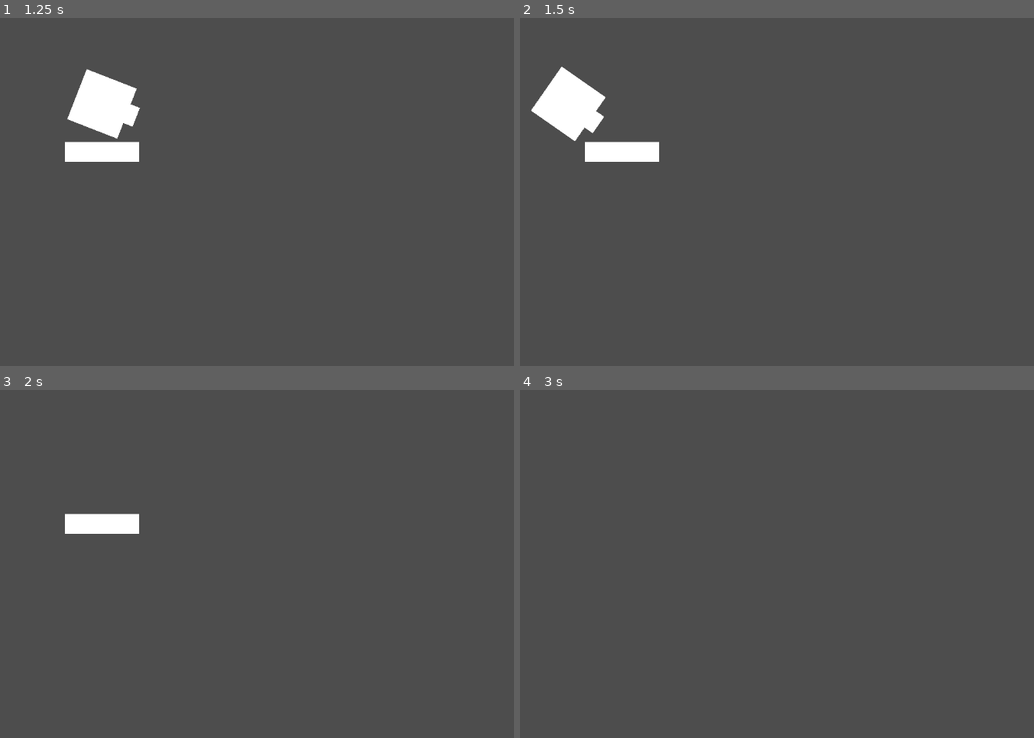
Above: before the commit, frames 1-4 (two rows, left to right).
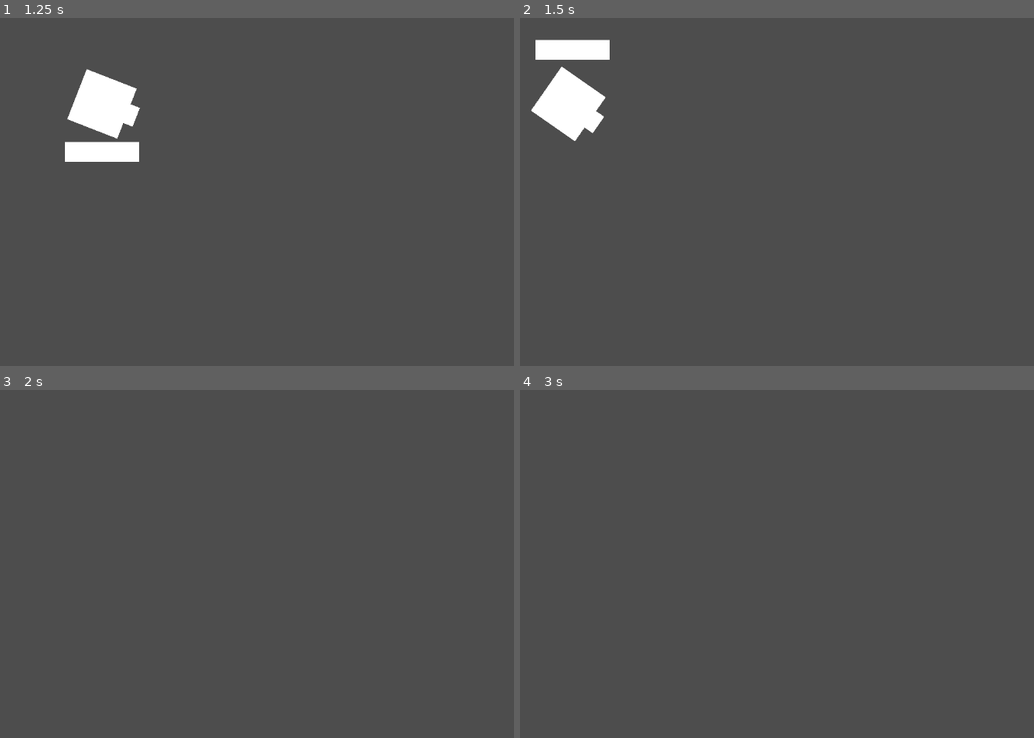
Above: after the commit, the same moments.

Repository: bookworm6/GodsOfPixels
Game: Godot game, scene res://source/instructions.tscn
The game is run twice, just before and just after one commit, with the same random seed, the same clock (stepped at 60 frames per second) and the same inputs.
Inputs (mouse positions are in pixels of both pictures, inside the frame that each line leads up to):
- Up to frame 1 (1.25 s): click "Start" at 0.5 s
- Up to frame 2 (1.5 s): tap Enter at 1.25 s; move the mouse to (797, 261) at 1.27 s; hold Up (ui_up) from 1.28 s (still down); hold A (a) from 1.28 s (still down)
- Up to frame 3 (2 s): keep holding Up (ui_up); keep holding A (a); tap D (d) at 1.55 s
- Up to frame 4 (3 s): move the mouse to (1013, 616) at 2.02 s; release A (a) at 2.03 s; tap D (d) at 2.1 s; tap S (s) at 2.3 s; tap Space (SPACEBAR) at 2.75 s; move the mouse to (643, 511) at 2.77 s; release Up (ui_up) at 2.78 s; hold Left (ui_left) from 2.78 s (still down); hold S (s) from 2.78 s (still down)

Frame 1 is identical in both runs. In frame 2, 1.7% of the frame differs, in the area x 3-28%, y 6-42%; in frame 3, 0.8%; in frame 4, nothing differs.

Commit message:
quick bug fix - the shield can now shield the top of the player

Diff:
--- a/project/source/MAIN.gd
+++ b/project/source/MAIN.gd
@@ -41,7 +41,7 @@
 		shield.position.x = Character.position.x + 100
 		shield.position.y = Character.position.y
 		shield.rotation_degrees = 90
-	elif right == true:
+	elif up == true:
 		shield.position.x = Character.position.x
 		shield.position.y = Character.position.y - 100
 		shield.rotation_degrees = 0
